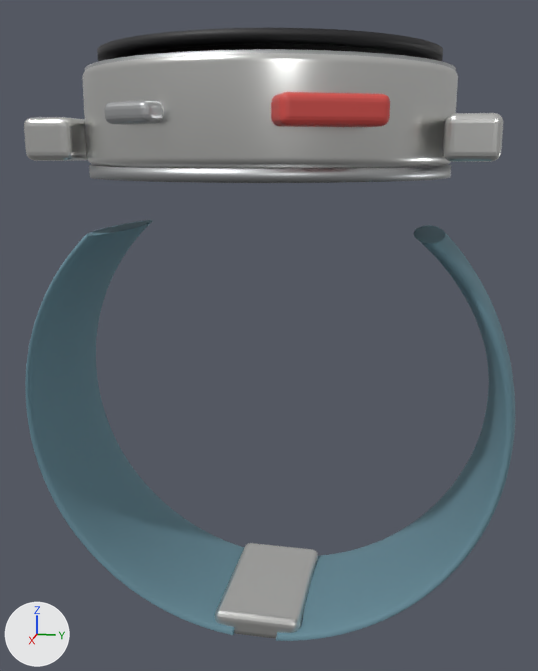
The glTF model docs/hardware/ira_watch.glb, before and after one commit.
One viewpoint serves both versions: a 50 mm camera at (0.0972, 0.0193, 0.003) aimed at (0.001, 0.0001, -0.0211). Arrows for +X, +Y and +Z are at lower left; the lights stay in place. The older version comes first.

Script lines for the objects in view, before the commit:
```python
ob_back_cover = bpy.data.objects.new('Back cover', me_cylinder)
ob_back_cover.location = (0.0, 0.0, 0.0007)
ob_bezel_ring = bpy.data.objects.new('Bezel ring', me_cylinder_013)
ob_bezel_ring.location = (0.0, 0.0, 0.012)
ob_case = bpy.data.objects.new('Case', me_cylinder_011)
ob_case.location = (0.0, 0.0, 0.007)
ob_case_001 = bpy.data.objects.new('Case.001', me_cube_014)
ob_case_001.location = (0.0, 0.0, 0.0)
ob_case_002 = bpy.data.objects.new('Case.002', me_cube_015)
ob_case_002.location = (0.0, 0.0, 0.0)
ob_clasp = bpy.data.objects.new('Clasp', me_cube_020)
ob_clasp.location = (0.0, 0.0, 0.0)
ob_help_button = bpy.data.objects.new('Help button', me_cube_016)
ob_help_button.location = (0.0, 0.0, 0.0)
ob_side_button = bpy.data.objects.new('Side button', me_cube_017)
ob_side_button.location = (0.0, 0.0, 0.0)
ob_strap = bpy.data.objects.new('Strap', me_torus)
ob_strap.location = (0.0, 0.0, 0.0)
# also in view: 'Display' at (0.0, 0.0, 0.0144); 'Display frame' at (0.0, 0.0, 0.0143)
```
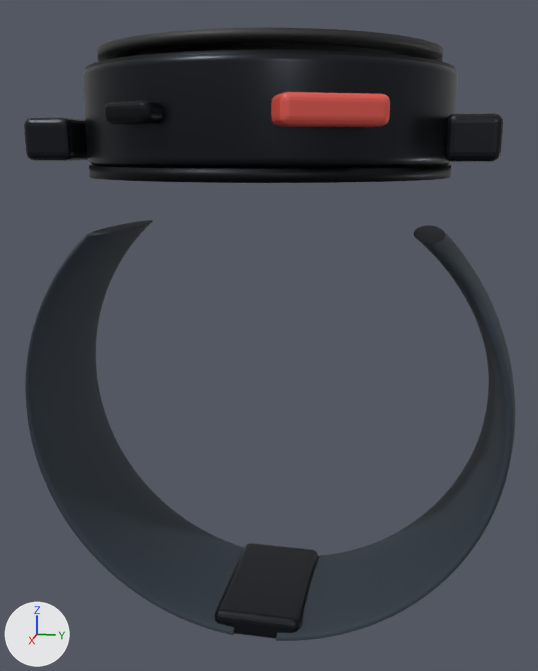
Location of each change, (x1, y1, x2, y2) in pixels of the pictures (538 x 671 px):
'Strap', recoloured (darker)
    both: (25, 220, 515, 641)
'Case', recoloured (white to dark grey)
    both: (82, 53, 458, 168)
'Clasp', recoloured (white to dark grey)
    both: (215, 543, 318, 639)
'Back cover', recoloured (light grey to black)
    both: (89, 165, 451, 183)
'Case.002', recoloured (white to dark grey)
    both: (443, 113, 503, 162)
'Case.001', recoloured (white to dark grey)
    both: (24, 117, 88, 161)
'Bezel ring', recoloured (light grey to black)
    both: (85, 49, 456, 71)
'Side button', recoloured (light grey to black)
    both: (104, 100, 163, 125)

The change, as a diff of the scene's bpy script:
```diff
--- a/docs/hardware/ira_watch.glb.py
+++ b/docs/hardware/ira_watch.glb.py
@@ mat_medical_silicone @@
 mat_medical_silicone = principled_material('Medical silicone')
-mat_medical_silicone.base_color = (0.14, 0.27, 0.33)  # cyan #698e9b
+mat_medical_silicone.base_color = (0.0284, 0.0423, 0.0578)  # dark blue #2f3a44
 mat_medical_silicone.roughness = 0.8
@@ mat_graphite_brushed @@
+mat_graphite_brushed = principled_material('Graphite brushed')
+mat_graphite_brushed.base_color = (0.0116, 0.0137, 0.016)  # black #1c1f22
+mat_graphite_brushed.metallic = 0.85
+mat_graphite_brushed.roughness = 0.45
@@ mat_graphite_case @@
+mat_graphite_case = principled_material('Graphite case')
+mat_graphite_case.base_color = (0.0242, 0.0273, 0.0331)  # dark grey #2b2e33
+mat_graphite_case.metallic = 0.9
+mat_graphite_case.roughness = 0.34
@@ me_cylinder @@
 me_cylinder.from_pydata(...)  # 512 vertices, 1024 faces; spans x -0.0228..0.0228, y -0.0228..0.0228, z -0.0007..0.0007
-me_cylinder.materials.append(mat_steel_brushed)  # light grey #c4c5c7
+me_cylinder.materials.append(mat_graphite_brushed)  # black #1c1f22
@@ me_cylinder_013 @@
 me_cylinder_013.from_pydata(...)  # 512 vertices, 1024 faces; spans x -0.0227..0.0227, y -0.0227..0.0227, z -0.0006..0.0006
-me_cylinder_013.materials.append(mat_steel_brushed)  # light grey #c4c5c7
+me_cylinder_013.materials.append(mat_graphite_brushed)  # black #1c1f22
@@ me_cylinder_011 @@
 me_cylinder_011.from_pydata(...)  # 4590 vertices, 9204 faces; spans x -0.023..0.023, y -0.023..0.023, z -0.0056..0.0056
-me_cylinder_011.materials.append(mat_steel_316l)  # white #e5e5e2
+me_cylinder_011.materials.append(mat_graphite_case)  # dark grey #2b2e33
@@ me_cube_014 @@
 me_cube_014.from_pydata(...)  # 152 vertices, 300 faces; spans x -0.013..0.013, y -0.0275..-0.0215, z 0.002..0.007
-me_cube_014.materials.append(mat_steel_316l)  # white #e5e5e2
+me_cube_014.materials.append(mat_graphite_case)  # dark grey #2b2e33
@@ me_cube_015 @@
 me_cube_015.from_pydata(...)  # 152 vertices, 300 faces; spans x -0.013..0.013, y 0.0215..0.0275, z 0.002..0.007
-me_cube_015.materials.append(mat_steel_316l)  # white #e5e5e2
+me_cube_015.materials.append(mat_graphite_case)  # dark grey #2b2e33
@@ me_cube_020 @@
 me_cube_020.from_pydata(...)  # 152 vertices, 300 faces; spans x -0.01..0.01, y -0.006..0.006, z -0.0617..-0.0583
-me_cube_020.materials.append(mat_steel_316l)  # white #e5e5e2
+me_cube_020.materials.append(mat_graphite_case)  # dark grey #2b2e33
@@ me_cube_017 @@
 me_cube_017.from_pydata(...)  # 152 vertices, 300 faces; spans x 0.01901..0.02395, y -0.01333..-0.0067, z 0.00583..0.00803
-me_cube_017.materials.append(mat_steel_brushed)  # light grey #c4c5c7
+me_cube_017.materials.append(mat_graphite_brushed)  # black #1c1f22
```
